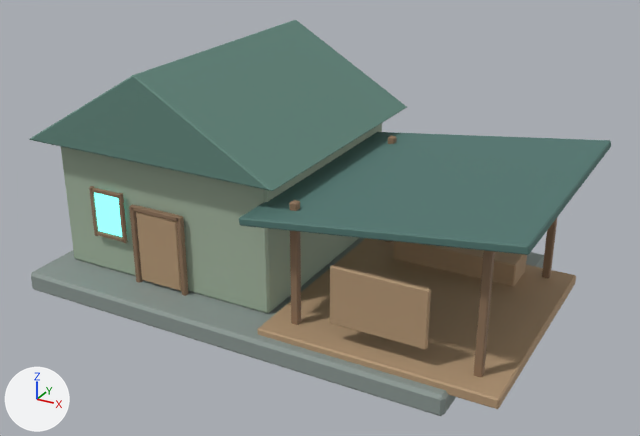
The glTF model assets/original/lumenreach_architecture/LumenRoadWayhouse.glb, before and after one commit.
Both versions are drawn from a camera (50 mm lens) standing at (24.6, -41.3, 25.2) and looking at (2.1, -0.4, 4.8). Every picture has the same lights, and +X, +Y and +Z are marked at lower left. The older version comes first. Vertices at exactly the same position are counted once.

Objects in the first picture: 'LumenRoadWayhouse'.
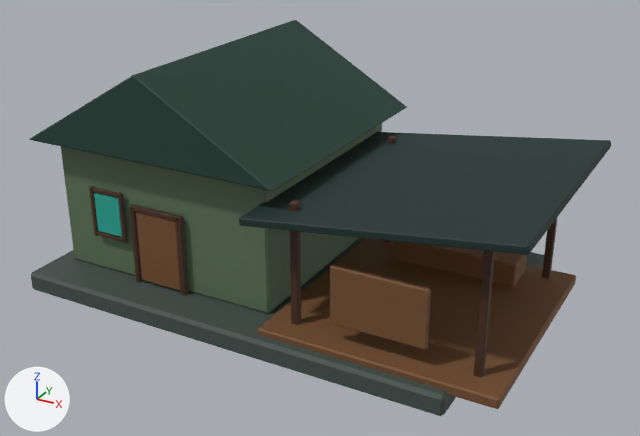
Boxes [x1, y1, x2, y2] around the edits, measured in the pictures (640 x 436 px; the box of a moved part takes in the faces that stretch with it):
'LumenRoadWayhouse', recoloured, surface changed (darker): [29, 20, 611, 416] in both
part 1 of me_cube_241, moved or reshaped: before [136, 212, 181, 291]; after [289, 200, 301, 325]
part 2 of me_cube_241, moved or reshaped: before [330, 265, 431, 349]; after [384, 136, 396, 242]
part 3 of me_cube_241, moved or reshaped: before [289, 200, 301, 325]; after [542, 218, 557, 278]
part 4 of me_cube_241, moved or reshaped: before [129, 204, 143, 283]; after [176, 216, 189, 296]
part 5 of me_cube_241, moved or reshaped: [94, 132, 611, 377] in both
part 6 of me_cube_241, recoloured (darker): [31, 238, 544, 416] in both
part 7 of me_cube_241, recoloured (grey to green): [61, 123, 382, 313] in both
part 8 of me_cube_241, recoloured (darker): [29, 20, 407, 191] in both
part 9 of me_cube_241, recoloured (darker): before [136, 212, 576, 409]; after [257, 136, 576, 409]
part 10 of me_cube_241, recoloured: before [89, 136, 557, 377]; after [89, 132, 611, 296]
part 11 of me_cube_241, recoloured: before [239, 132, 611, 255]; after [330, 265, 431, 349]
part 12 of me_cube_241, recoloured: before [94, 193, 122, 237]; after [393, 241, 527, 286]
part 13 of me_cube_241, surface changed (darker): [29, 20, 611, 416] in both

The edits, one by one:
Picture 'lumen_palette' (img_lumen_palette) is new.
Material 'EL_LumenreachPalette' (mat_el_lumenreachpalette) is new.
Its texture is img_lumen_palette.
Its roughness is 0.72.
me_cube_241 has 474 vertices, 868 faces and spans x -13.1..16.2, y -8.6..9.2, z -0.6..13.2.
me_cube_241 is used by ob_lumenroadwayhouse; location (0.0, 0.0, 0.6).
me_cube_241 part 1: the loose piece of 24 vertices spanning x -6.4..-3.6, y -6.4..-6.1, z 0.8..5.1 is scaled about its middle by (0.13, 1.97, 1.68), then moved by (9.0, -0.3, 1.3).
me_cube_241 part 2: the loose piece of 24 vertices spanning x 6.4..11.6, y -7.3..-7.1, z 2.0..5.2 is scaled about its middle by (0.0691, 1.7, 2.29), then moved by (-5.0, 12.2, 0.6).
me_cube_241 part 3: the loose piece of 24 vertices spanning x 3.8..4.2, y -6.7..-6.3, z 0.6..7.8 is moved by (10.0, 11.5, 0.0).
me_cube_241 part 4: the loose piece of 24 vertices spanning x -6.8..-6.5, y -6.4..-6.1, z 0.5..5.4 is moved by (3.3, 0.0, 0.0).
me_cube_241 part 5: 192 of 474 vertices moved; they spanned x -9.4..16.2, y -8.2..7.2, z 0.5..8.9 and now span x -9.4..16.2, y -8.2..7.2, z 0.5..8.9; mean shift (-2.2, -2.9, -0.2); largest move (13.8, 5.2, 0.7) -> (-6.6, -6.1, 5.1).
me_cube_241 part 6: all 44 faces that had it switch from mat_el_stone (grey #8b9793) to mat_el_lumenreachpalette (picture img_lumen_palette).
me_cube_241 part 7: all 44 faces that had it switch from mat_el_plaster (grey #a2b39e) to mat_el_lumenreachpalette (picture img_lumen_palette).
me_cube_241 part 8: all 32 faces that had it switch from mat_el_roof_alt (green #61867c) to mat_el_lumenreachpalette (picture img_lumen_palette).
me_cube_241 part 9: all 176 faces that had it switch from mat_el_wood_light (beige #b59776) to mat_el_lumenreachpalette (picture img_lumen_palette).
me_cube_241 part 10: all 484 faces that had it switch from mat_el_wood (brown #8e7359) to mat_el_lumenreachpalette (picture img_lumen_palette).
me_cube_241 part 11: all 44 faces that had it switch from mat_el_roof (dark cyan #50766f) to mat_el_lumenreachpalette (picture img_lumen_palette).
me_cube_241 part 12: all 44 faces that had it switch from mat_el_window (cyan #69d3c8, glowing cyan #80fff2) to mat_el_lumenreachpalette (picture img_lumen_palette).
me_cube_241 part 13: texture (UV) coordinates of 868 of 868 faces, centred in x -13.1..16.2, y -8.6..9.2, z -0.6..13.2, changed; they spanned u 0.0..0.87, v 0.0..1.0 and now span u 0.12..0.88, v 0.38..0.88.
